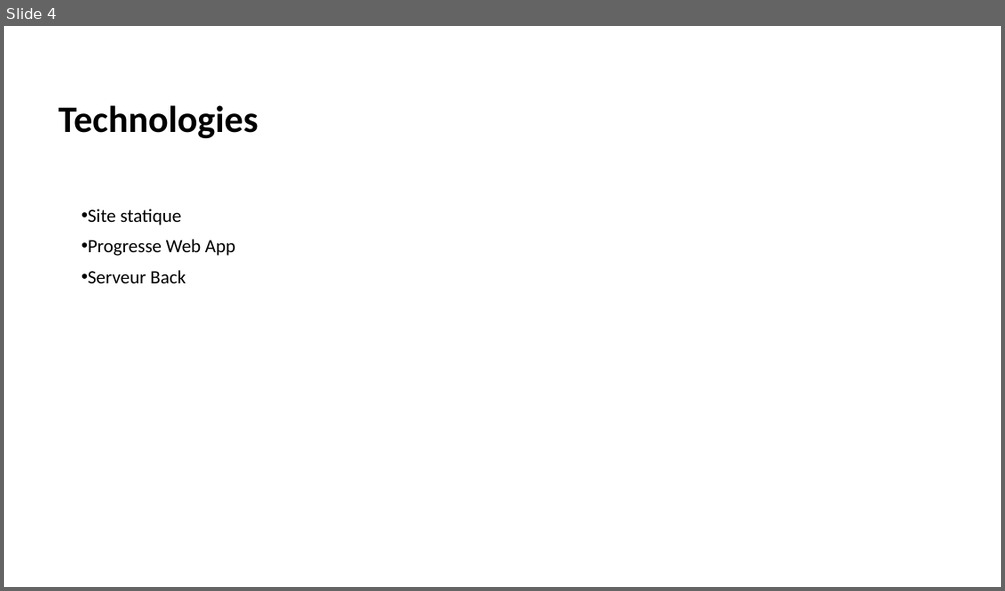
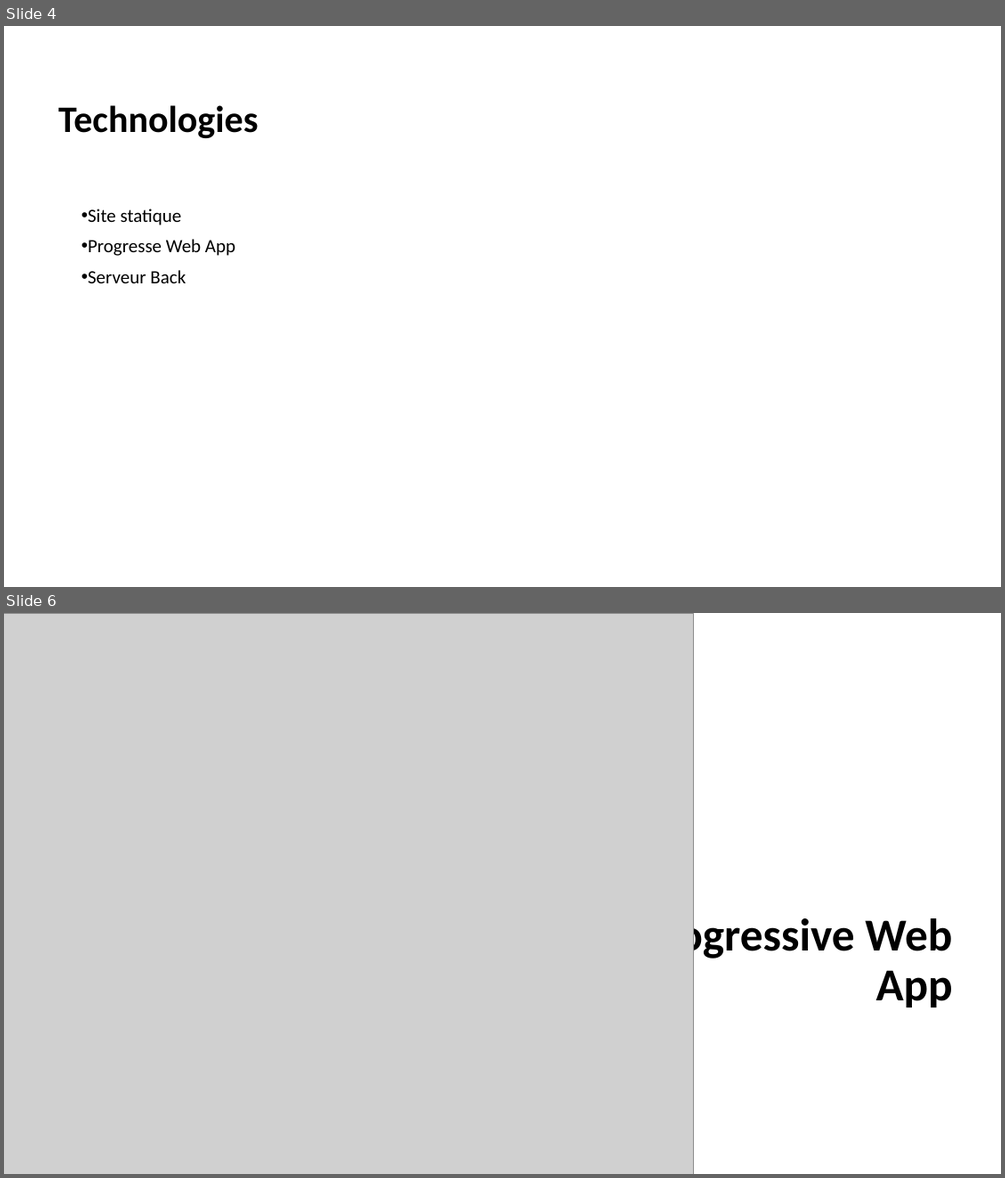
Before and after one commit to Mohamed13/CanIGoOut, a slide deck: Document/Powerpoint - Présentation finale.pptx. Shown one above the other, each under a label of ours: slide 4 before the commit, slides 4 and 6 after it; the slides between them are not shown. The pictures are 1005x591 and 1005x1178 pixels, drawn with LibreOffice and Linux fonts; fonts in the diff are those of the drawing; grey boxes stand for pictures; background and template pictures are left out. Boxes give left, top, right and bottom in pixels: in the first picture for what was removed or moved away, otherwise in the second. Text is boxed around its words. In the diff, an @@ line names an element or a change of style, - is before the commit and + after.

```diff
--- a/Document/Powerpoint - Présentation finale.pptx
+++ b/Document/Powerpoint - Présentation finale.pptx
@@ slide 6 added at <box>4,613,1001,1174</box>, background #FFFFFF @@
@@ rectangle added at <box>4,613,1001,1174</box>, fill #FFFFFF @@
@@ picture added at <box>4,613,695,1174</box> @@
@@ freeform shape added at <box>78,613,1001,1174</box>, outline #FFFFFF 2 pt @@
@@ title added at <box>638,913,953,1007</box>, 44 pt, text #000000, bold @@
+Progressive Web App
```
Also in this commit, not shown: 6 other slides added.
